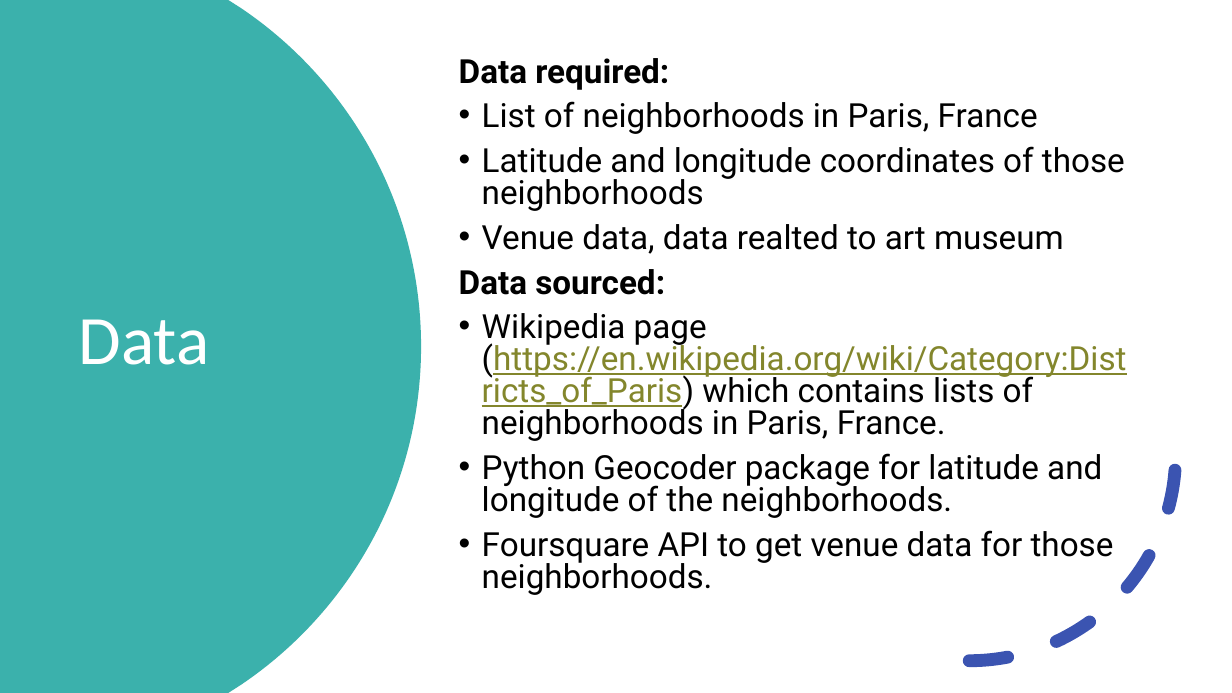
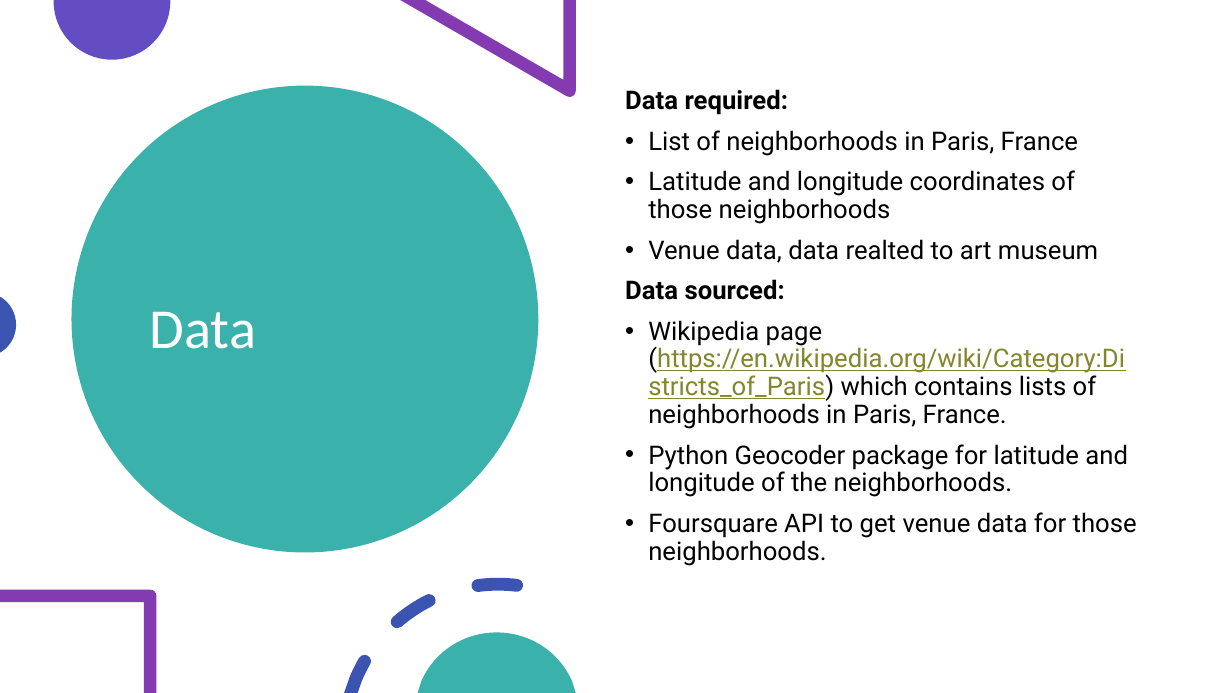
Before and after one commit to danahaljar/capstone-, a slide deck: slide 3 of Introduction/ParisProject.pptx. Drawn at 1232x693 pixels with LibreOffice and Linux fonts; fonts in the diff are those of the drawing. Boxes give left, top, right and bottom in pixels: in the first picture for what was removed or moved away, otherwise in the second. Text is boxed around its words. In the diff, an @@ line names an element or a change of style, - is before the commit and + after.

```diff
--- a/Introduction/ParisProject.pptx
+++ b/Introduction/ParisProject.pptx
@@ freeform shape removed at (0,0,421,693) @@
@@ freeform shape added at (54,0,170,60), fill #644DC3 @@
@@ freeform shape added at (400,0,576,97), fill #843BB1 @@
@@ ellipse added at (71,86,538,553), fill #3BB1AC @@
@@ text "Data required:": place and size @@
-text "Data required:" at (459,58,1127,595)
+text "Data required:" at (625,89,1137,566)
@@ text "Data required:" at (625,89,1137,566): size 25.9 to 20 pt; line spacing 0.8 to 0.9; vertical alignment middle to top @@
@@ title "Data": place and size @@
-title "Data" at (79,319,210,365)
+title "Data" at (150,311,257,349)
@@ title "Data" at (150,311,257,349): size 54 to 44 pt @@
@@ arc (boxed as its full ellipse) removed at (763,249,1177,662) @@
@@ freeform shape added at (0,297,16,352), fill #3B54B1 @@
@@ freeform shape added at (0,590,156,693), fill #843BB1 @@
@@ freeform shape added at (344,578,523,693), fill #3B54B1 @@
@@ freeform shape added at (418,632,576,693), fill #3BB1AC @@
```
Also in this commit, not shown: 4 slides added.
